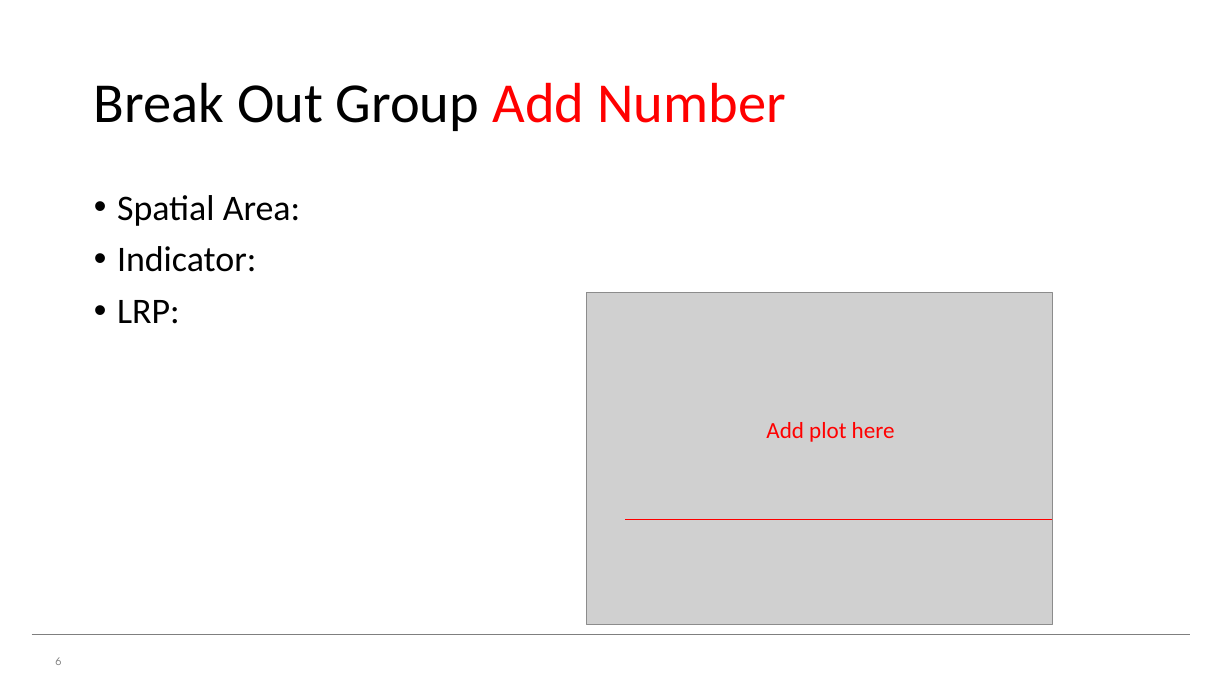
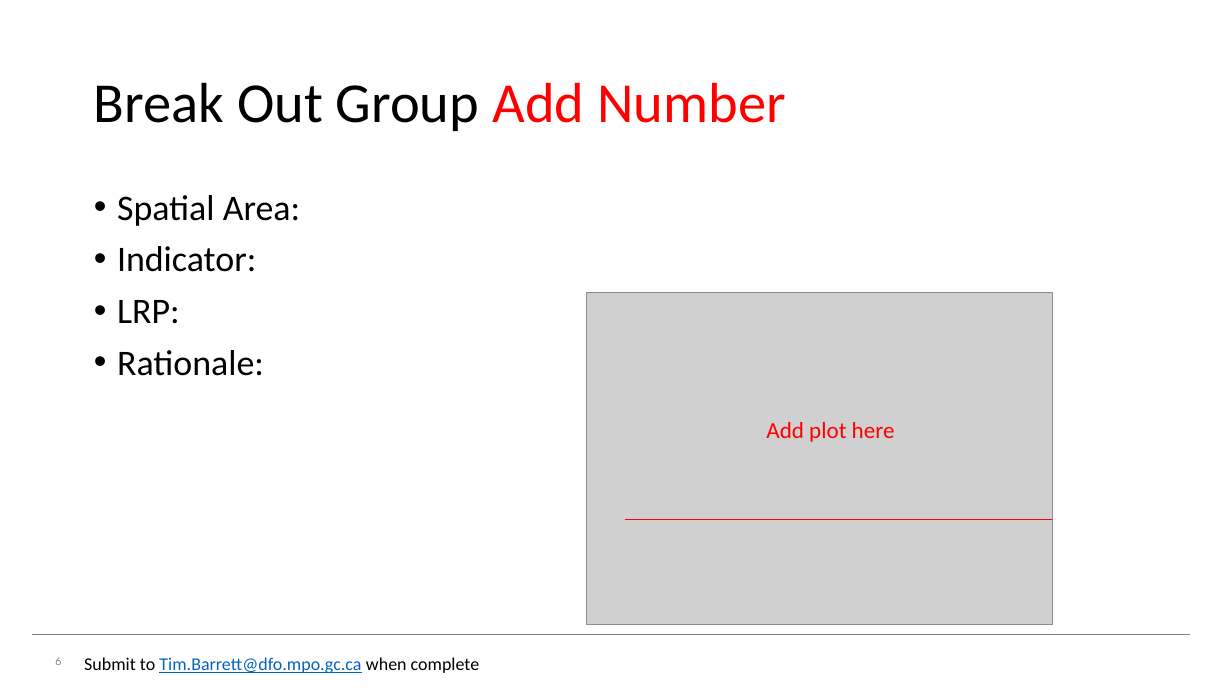
Before and after one commit to z5a1n/draftLRP, a slide deck: slide 6 of Exercise 1/BO Group Ex1.pptx. Drawn at 1232x693 pixels with LibreOffice and Linux fonts; fonts in the diff are those of the drawing; grey boxes stand for pictures; background and template pictures are left out. Boxes give left, top, right and bottom in pixels: in the first picture for what was removed or moved away, otherwise in the second. Text is boxed around its words. In the diff, an @@ line names an element or a change of style, - is before the commit and + after.

```diff
--- a/Exercise 1/BO Group Ex1.pptx
+++ b/Exercise 1/BO Group Ex1.pptx
@@ text at [117, 350, 264, 376]: paragraph added @@
+• Rationale:
@@ text added at [84, 657, 480, 673], 14 pt, text #0563C1, underline @@
+Submit to Tim.Barrett@dfo.mpo.gc.ca when complete
```
Also in this commit, not shown: 1 slide added, 16 other files.
